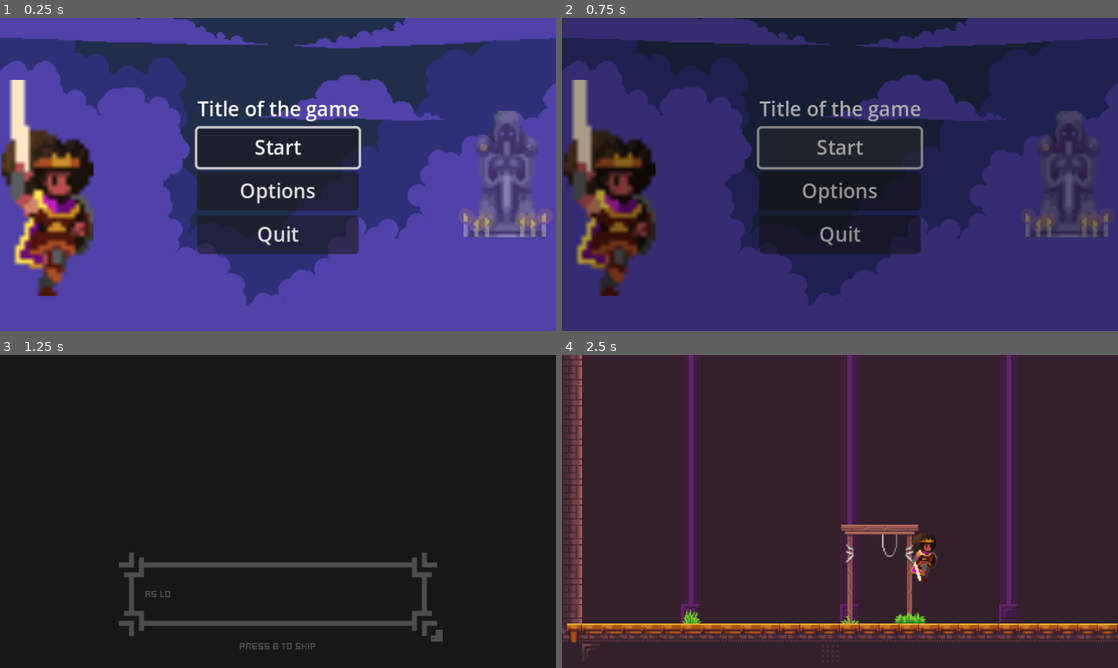
Above: before the commit, frames 1-4 (two rows, left to right).
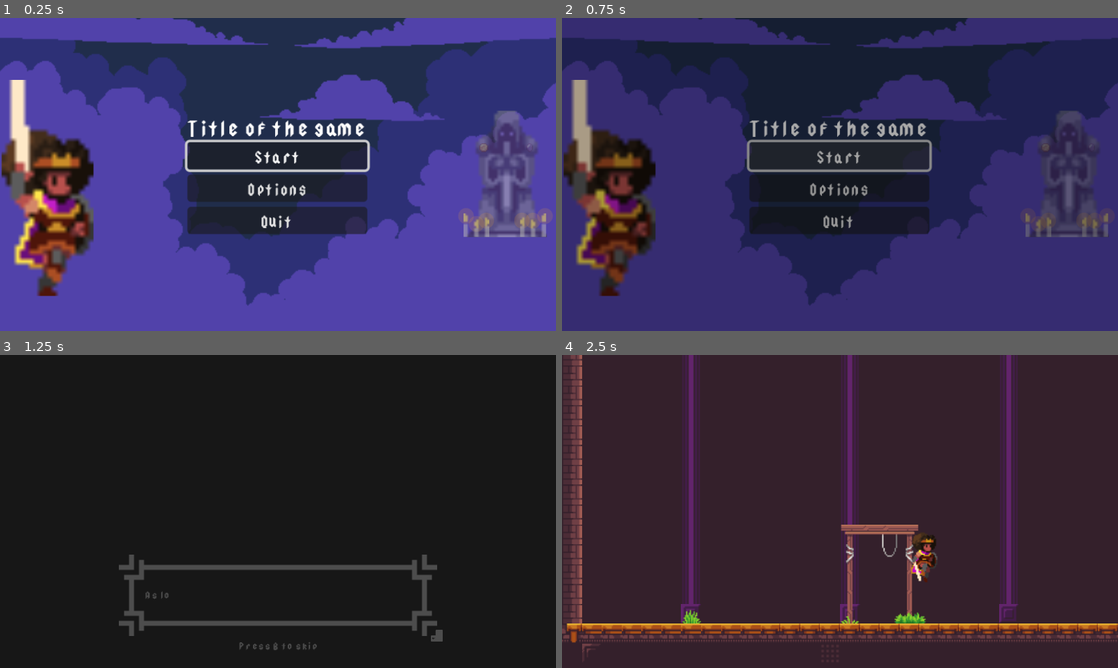
Above: after the commit, the same moments.

Repository: cncarey/MVMMay24
Game: Godot game, scene res://Menus/MainMenu.tscn
Same seed, same stepped clock (60 frames per second), same inputs: the game is played once before the commit and once after it.
Inputs:
- Up to frame 1 (0.25 s): no input
- Up to frame 2 (0.75 s): click "Start" at 0.5 s
- Up to frame 3 (1.25 s): no input
- Up to frame 4 (2.5 s): tap B (Cancel) at 1.25 s; hold D (Right) from 1.28 s (still down); tap E (Interact) at 1.35, 2.1 s; tap Up (Jump) at 1.52, 2.27 s

The runs differ from the first frame. In frame 1, 7.6% of the frame differs, in the area x 33-67%, y 26-76%; in frame 2, 5.9%; in frame 3, 1.2%; in frame 4, nothing differs.

Commit message:
#30 add in fonts and replace the label setting resource fonts
#30 add in fonts and replace the label setting resource fonts

Diff:
--- a/Fonts/default_label_settings.tres
+++ b/Fonts/default_label_settings.tres
@@ -1,7 +1,7 @@
 [gd_resource type="LabelSettings" load_steps=2 format=3 uid="uid://b4kbn4k1bdngv"]
 
-[ext_resource type="FontFile" uid="uid://bla6t7bkr7o7g" path="res://fonts/kenney_mini_square.ttf" id="1_8r31j"]
+[ext_resource type="FontFile" uid="uid://dudqd12fiexy" path="res://Fonts/Middle.ttf" id="1_tkiu6"]
 
 [resource]
-font = ExtResource("1_8r31j")
+font = ExtResource("1_tkiu6")
 font_size = 8
--- a/Fonts/title_label_settings.tres
+++ b/Fonts/title_label_settings.tres
@@ -1,6 +1,6 @@
 [gd_resource type="LabelSettings" load_steps=2 format=3 uid="uid://lyux8pgux32t"]
 
-[ext_resource type="FontFile" uid="uid://bla6t7bkr7o7g" path="res://fonts/kenney_mini_square.ttf" id="1_e32bw"]
+[ext_resource type="FontFile" uid="uid://dudqd12fiexy" path="res://Fonts/Middle.ttf" id="1_h67yi"]
 
 [resource]
-font = ExtResource("1_e32bw")
+font = ExtResource("1_h67yi")
--- a/Menus/MainMenu.tscn
+++ b/Menus/MainMenu.tscn
@@ -1,8 +1,10 @@
-[gd_scene load_steps=4 format=3 uid="uid://dseph2p8072xn"]
+[gd_scene load_steps=6 format=3 uid="uid://dseph2p8072xn"]
 
 [ext_resource type="Script" path="res://Menus/MainMenu.gd" id="1_a1v1j"]
 [ext_resource type="Texture2D" uid="uid://ddrn0bni3j7gv" path="res://Assets/MainBackground.png" id="2_6njg3"]
 [ext_resource type="PackedScene" uid="uid://cxq44ooukv26n" path="res://Menus/Options.tscn" id="2_7vbm4"]
+[ext_resource type="LabelSettings" uid="uid://lyux8pgux32t" path="res://Fonts/title_label_settings.tres" id="3_3kkdf"]
+[ext_resource type="FontFile" uid="uid://dudqd12fiexy" path="res://Fonts/Middle.ttf" id="4_o4k77"]
 
 [node name="MainMenu" type="Control"]
 layout_mode = 3
@@ -38,25 +40,34 @@
 [node name="Label" type="Label" parent="MainContainer/VBoxContainer"]
 layout_mode = 2
 text = "Title of the game"
+label_settings = ExtResource("3_3kkdf")
 
 [node name="NewGame" type="Button" parent="MainContainer/VBoxContainer"]
 unique_name_in_owner = true
 layout_mode = 2
+theme_override_fonts/font = ExtResource("4_o4k77")
+theme_override_font_sizes/font_size = 12
 text = "Start"
 
 [node name="Continue" type="Button" parent="MainContainer/VBoxContainer"]
 unique_name_in_owner = true
 layout_mode = 2
+theme_override_fonts/font = ExtResource("4_o4k77")
+theme_override_font_sizes/font_size = 12
 text = "Continue"
 
 [node name="Options" type="Button" parent="MainContainer/VBoxContainer"]
 unique_name_in_owner = true
 layout_mode = 2
+theme_override_fonts/font = ExtResource("4_o4k77")
+theme_override_font_sizes/font_size = 12
 text = "Options"
 
 [node name="Quit" type="Button" parent="MainContainer/VBoxContainer"]
 unique_name_in_owner = true
 layout_mode = 2
+theme_override_fonts/font = ExtResource("4_o4k77")
+theme_override_font_sizes/font_size = 12
 text = "Quit"
 
 [node name="OptionsContainer" parent="." instance=ExtResource("2_7vbm4")]
Binary file added: Fonts/Middle.ttf
Not shown, added: Fonts/Middle.ttf.import
